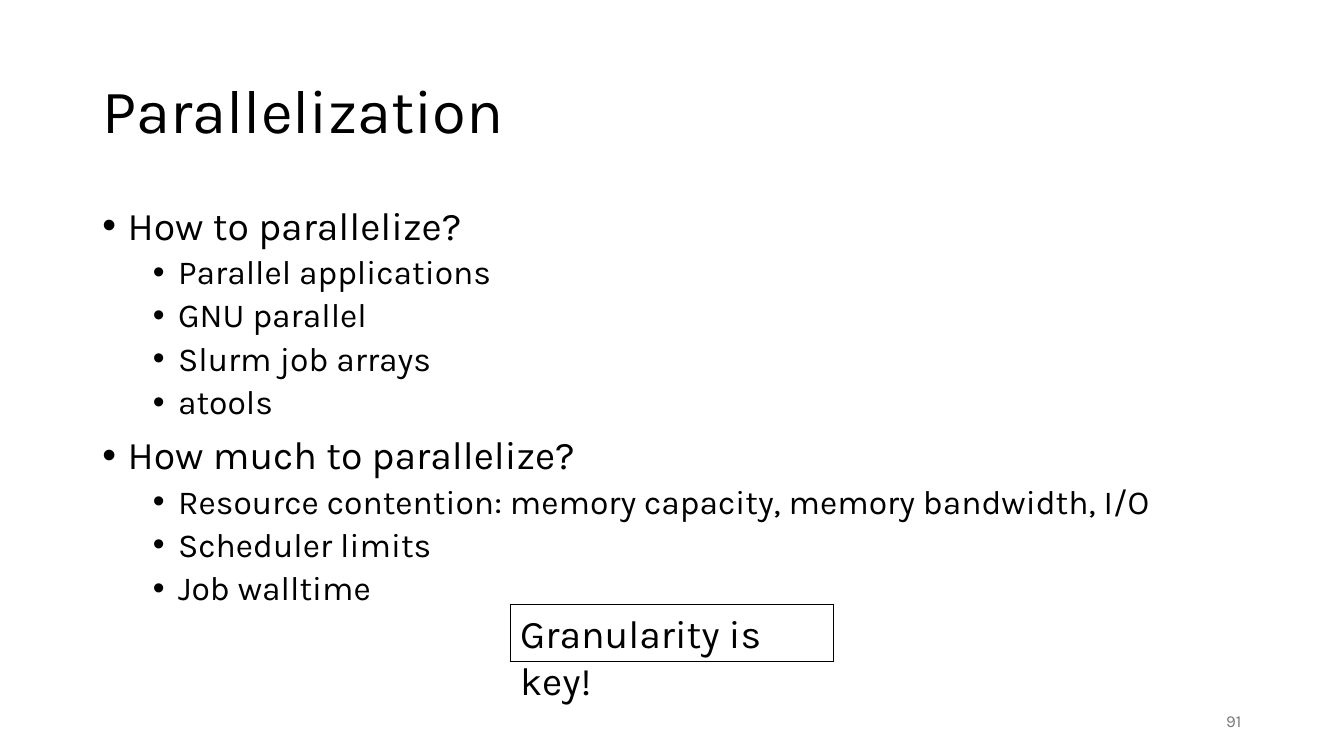
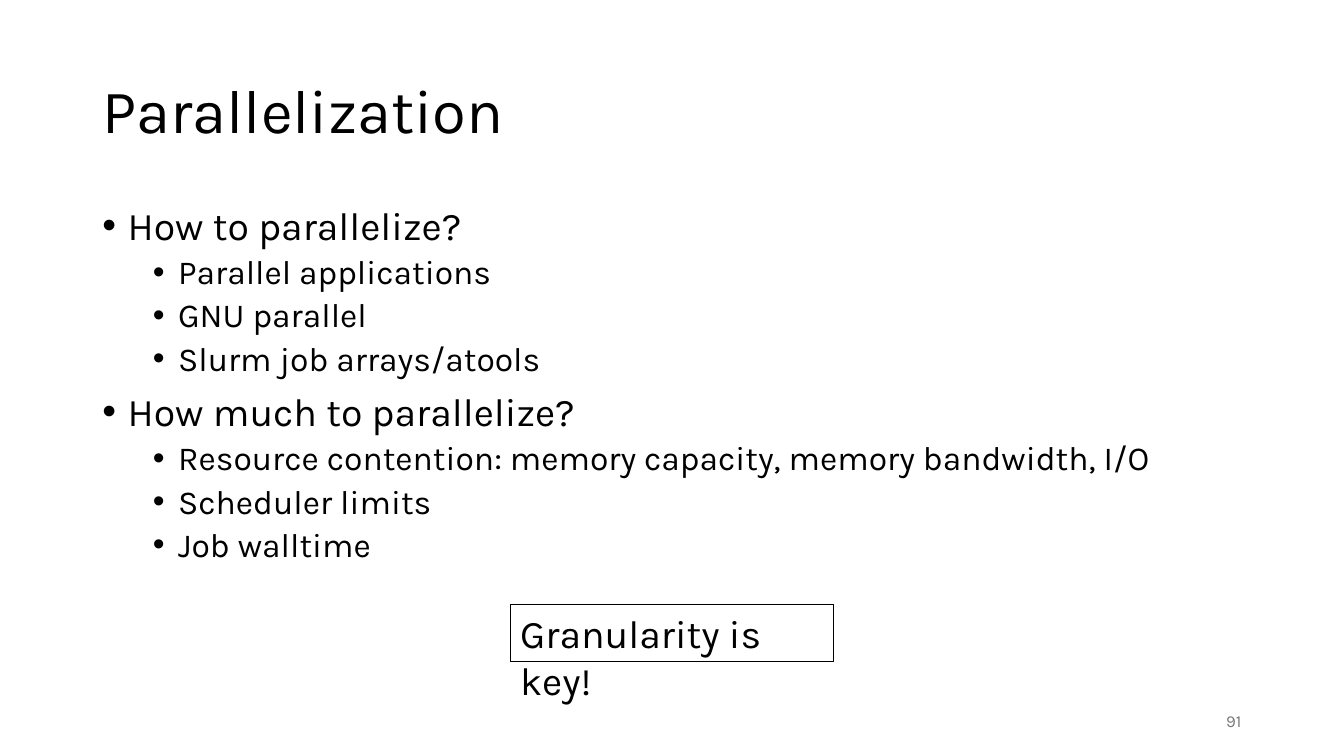
Before and after one commit to gjbex/Workflows-for-HPC, a slide deck: slide 91 of workflow_for_HPC.pptx. Drawn at 1344x756 pixels with LibreOffice and Linux fonts; fonts in the diff are those of the drawing. Boxes give left, top, right and bottom in pixels: in the first picture for what was removed or moved away, otherwise in the second. Text is boxed around its words. In the diff, an @@ line names an element or a change of style, - is before the commit and + after.

```diff
--- a/workflow_for_HPC.pptx
+++ b/workflow_for_HPC.pptx
@@ text at <box>178,346,540,380</box>: text changed @@
-  • Slurm job arrays
-  • atools
+  • Slurm job arrays/atools
```
Also in this commit, not shown: 7 other slides changed.
